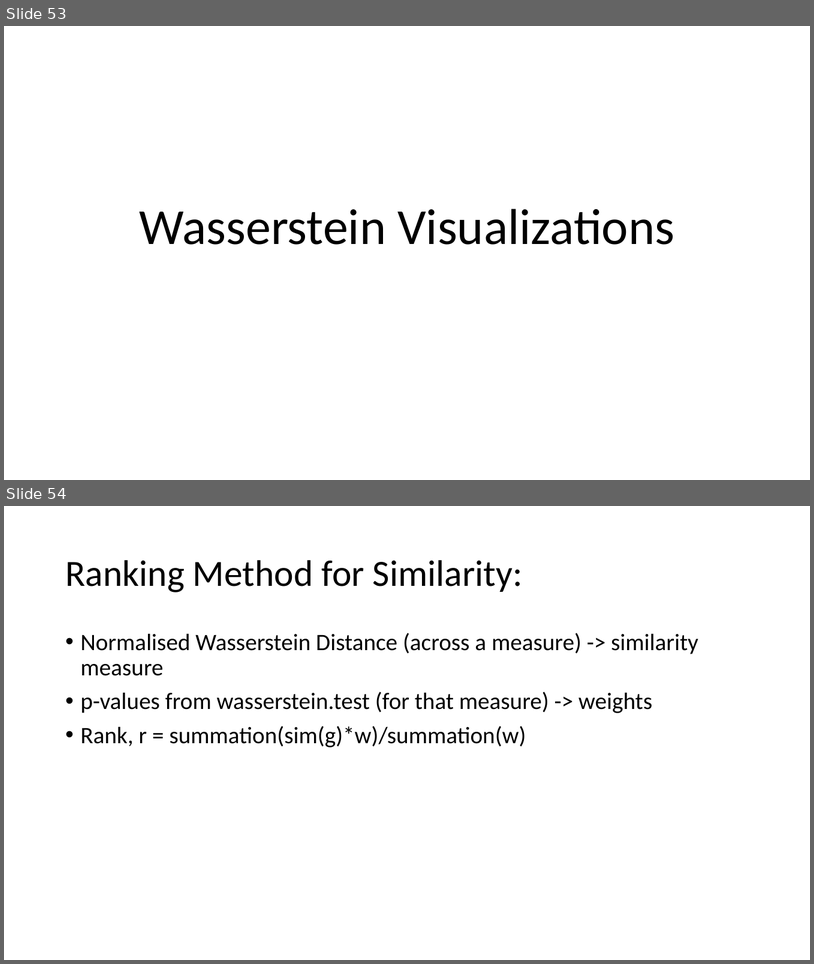
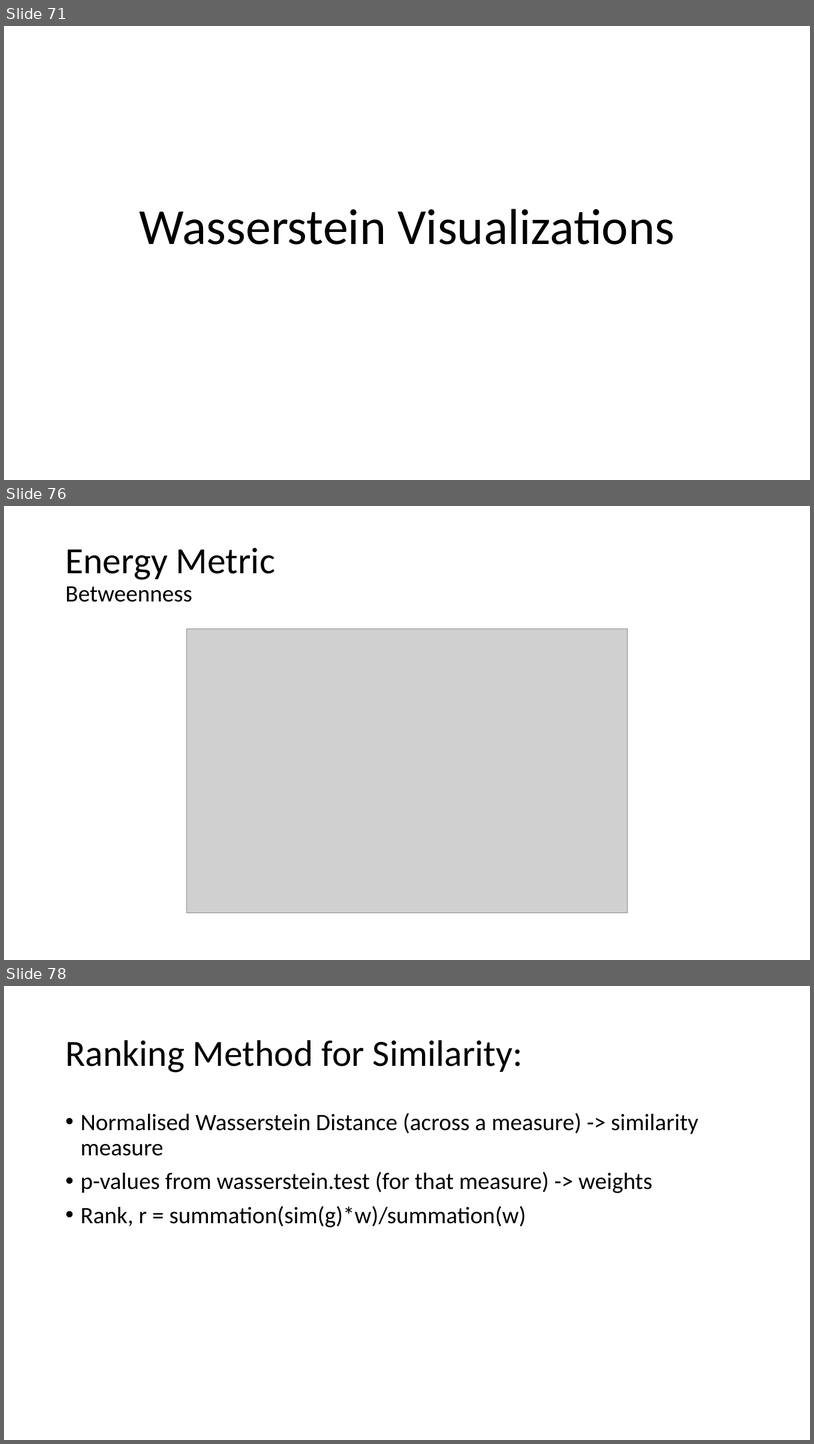
Before and after one commit to AtrayeeNeog/Visualization_2019-20, a slide deck: Documentation/Presentation/Project_Presentation_v3.pptx. Shown one above the other, each under a label of ours: slides 53 and 54 before the commit, slides 71, 76 and 78 after it; the slides between them are not shown. The pictures are 814x964 and 814x1444 pixels, drawn with LibreOffice and Linux fonts; fonts in the diff are those of the drawing; grey boxes stand for pictures. Boxes give left, top, right and bottom in pixels: in the first picture for what was removed or moved away, otherwise in the second. Text is boxed around its words. In the diff, an @@ line names an element or a change of style, - is before the commit and + after.

```diff
--- a/Documentation/Presentation/Project_Presentation_v3.pptx
+++ b/Documentation/Presentation/Project_Presentation_v3.pptx
@@ slide 76 added at <box>4,506,810,960</box>, background #FFFFFF @@
@@ title added at <box>65,547,275,602</box>, 44 pt, text #000000 @@
+Energy Metric
+Betweenness
@@ picture added at <box>186,629,628,913</box> @@
@@ what was slide 53 is now slide 71 @@
@@ what was slide 54 is now slide 78 @@
```
Also in this commit, not shown: 1 slide changed, 23 other slides added.
